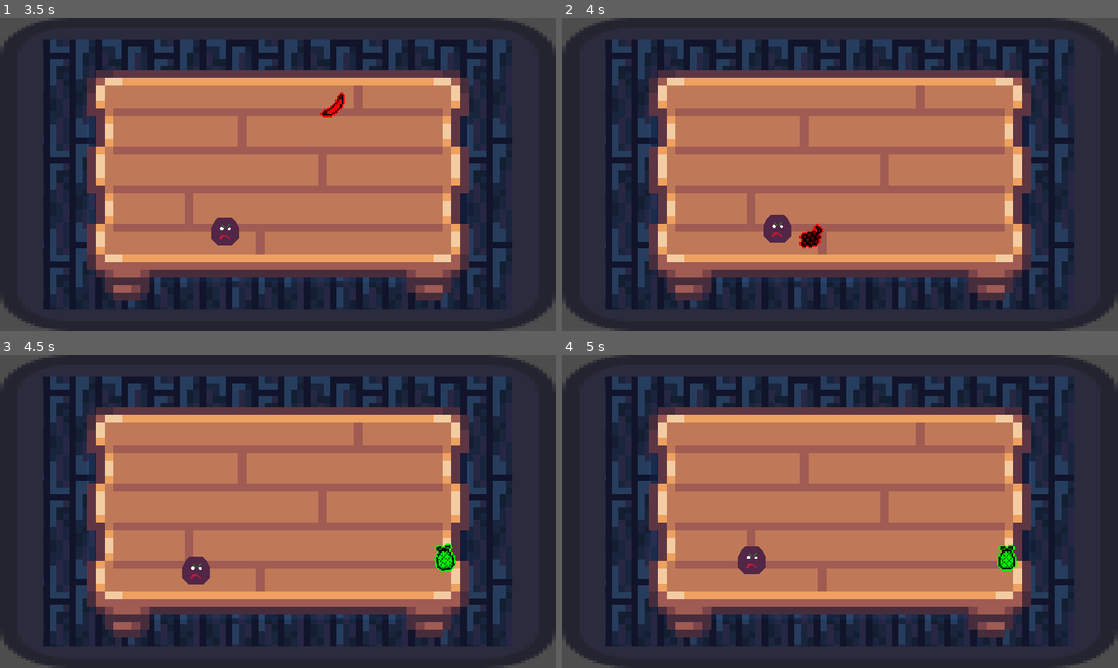
Above: before the commit, frames 1-4 (two rows, left to right).
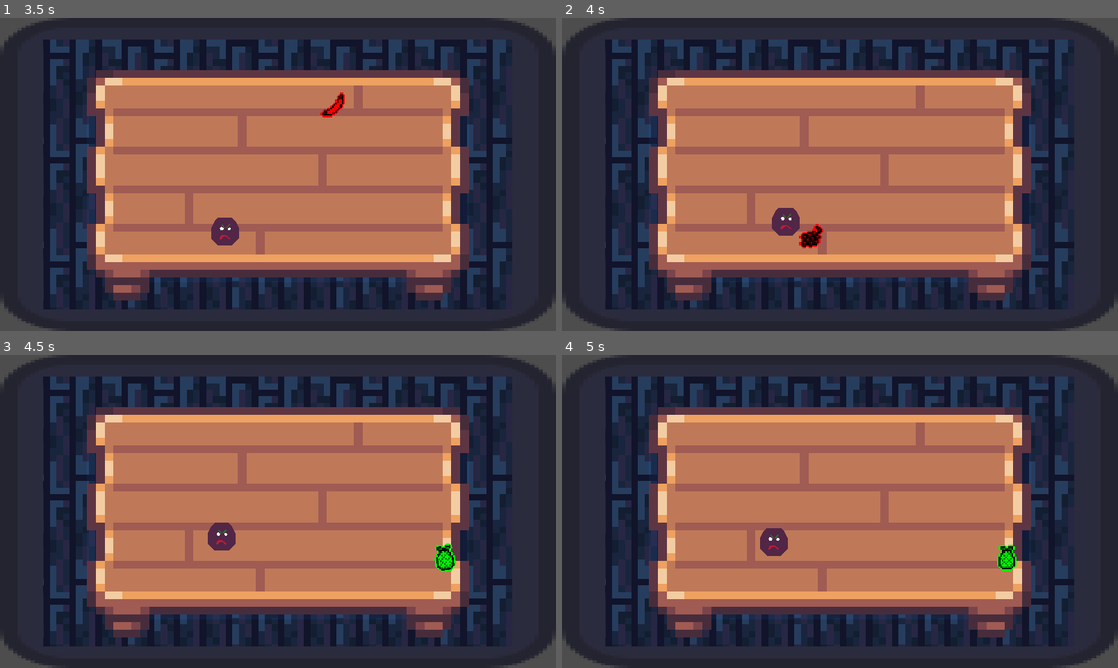
Above: after the commit, the same moments.

Repository: alexg-lviv/FruitTheNinja
Game: Godot game, scene res://src/GameField/MainScene.tscn
Two runs of this game, one before a commit and one after it. Both use one fixed random seed, a clock stepped at 60 frames per second and the inputs below. The engine's default icon, where the game draws it, is replaced by a stand-in: a white triangle on a blue panel in a dark square.
Inputs (mouse positions are in pixels of both pictures, inside the frame that each line leads up to):
- Up to frame 1 (3.5 s): click (44, 83) at 0.5 s; move the mouse to (278, 174) at 1.27 s; press the mouse at (278, 174) at 1.28 s; move the mouse to (166, 190) at 2.02 s; release the mouse at (166, 190) at 2.03 s; tap 1 (launch_apple) at 2.1 s; click (166, 190) at 2.17 s; move the mouse to (333, 105) at 2.77 s; tap 2 (launch_banana) at 2.85 s; click (333, 105) at 2.92 s
- Up to frame 2 (4 s): move the mouse to (812, 237) at 3.52 s; tap 3 (launch_grape) at 3.6 s; click (812, 237) at 3.67 s
- Up to frame 3 (4.5 s): move the mouse to (444, 558) at 4.27 s; tap 4 (launch_pineapple) at 4.35 s; click (444, 558) at 4.42 s
- Up to frame 4 (5 s): no input

Frame 1 is identical in both runs. In frame 2, 0.4% of the frame differs, in the area x 36-43%, y 60-72%; in frame 3, 0.8%, in the area x 32-43%, y 53-74%; in frame 4, 0.8%.

Commit message:
smart agent noise

Diff:
--- a/src/AiAgent/Player.gd
+++ b/src/AiAgent/Player.gd
@@ -7,16 +7,24 @@
 const ENCLOSURE_ZONE_PADDING: int = 40
 
 var wander_angle: float = 0
+var enclosure_steer_direction: Vector2 = Vector2.ZERO
+var do_enclosure_steer: bool = false
 
 const WANDER_RAND: float = 0.4
 const WANDER_CIRCLE_RADIUS: int = 12
 const AVOID_MULTIPLIER: int = 1
+const ENCLOSURE_MUL: int = 10
 
+
+@onready var EnclosureTimer: Timer = get_node("EnclosureTimer") as Timer
 
 func _process(delta):
 	velocity = Vector2.ZERO
-	velocity += enclosure_steering()
 	velocity += avoid_fruits_steering() * AVOID_MULTIPLIER
+	if(!do_enclosure_steer):
+		enclosure_steer_direction = enclosure_steering()
+	if(do_enclosure_steer):
+		velocity = enclosure_steer_direction
 	velocity += wander_steering()
 	print(avoid_fruits_steering())
 	velocity = velocity.normalized() * delta * _speed
@@ -34,17 +42,14 @@
 		if(!is_instance_valid(fruit)): continue
 		var fruit_avoid_direction: Vector2 = Vector2.ZERO
 		var orth_dir: int = -1 if is_in_left(fruit.global_position, fruit.direction + fruit.global_position, global_position) else 1
-		fruit_avoid_direction = fruit.direction.orthogonal() * orth_dir
-
+		fruit_avoid_direction = (fruit.direction.orthogonal() * orth_dir + fruit.direction * 0.4).normalized()
 		var steer_strength: int = fruit.damage * (1000 / (position.distance_to(fruit.position)))
-#		print("AAA", steer_strength)
 		avoid_steering += fruit_avoid_direction * steer_strength
 		total_danger += fruit.damage
 
 	if avoid_steering != Vector2.ZERO:
 		wander_angle = lerp(wander_angle, avoid_steering.angle(), 0.2)
-#	print(avoid_steering)
-	return avoid_steering.normalized() * total_danger / 1000
+	return avoid_steering / 100.
 
 func wander_steering() -> Vector2:
 	wander_angle = randf_range(wander_angle - WANDER_RAND, wander_angle + WANDER_RAND)
@@ -71,5 +76,12 @@
 
 	if steer_direction != Vector2.ZERO:
 		wander_angle = steer_direction.angle()
+		do_enclosure_steer = true
+		enclosure_steer_direction = steer_direction
+		EnclosureTimer.start()
+	return steer_direction
 
-	return steer_direction * _speed
+
+func _on_enclosure_timer_timeout():
+	enclosure_steer_direction = Vector2.ZERO
+	do_enclosure_steer = false
--- a/src/AiAgent/Player.tscn
+++ b/src/AiAgent/Player.tscn
@@ -34,3 +34,8 @@
 [node name="Polygon2D6" type="Polygon2D" parent="."]
 color = Color(0.74902, 0.101961, 0.227451, 1)
 polygon = PackedVector2Array(-13, 15, -8, 8, 1, 8, 7, 12, 12, 16, 9, 18, 4, 13, 0, 11, -5, 13, -8, 17, -11, 19)
+
+[node name="EnclosureTimer" type="Timer" parent="."]
+one_shot = true
+
+[connection signal="timeout" from="EnclosureTimer" to="." method="_on_enclosure_timer_timeout"]
